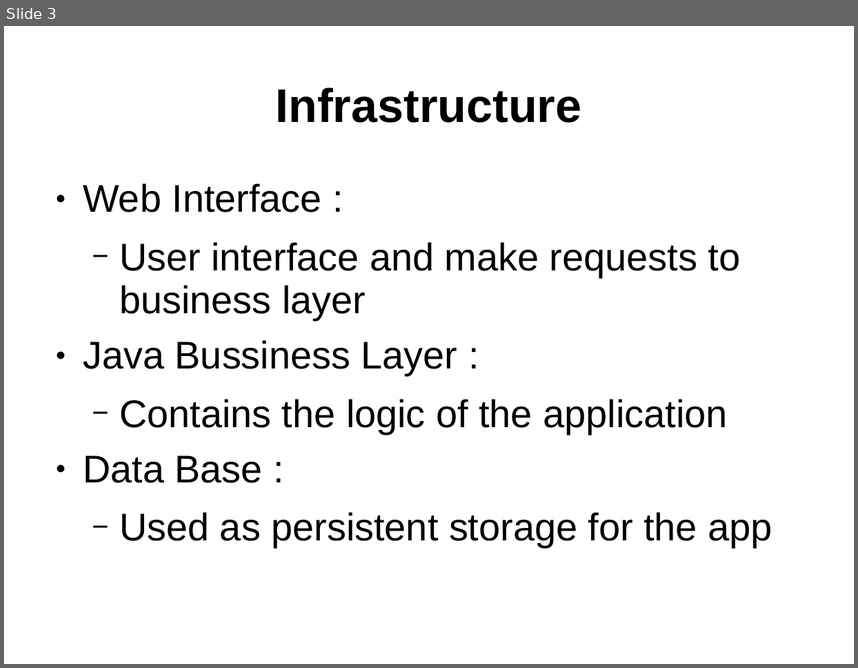
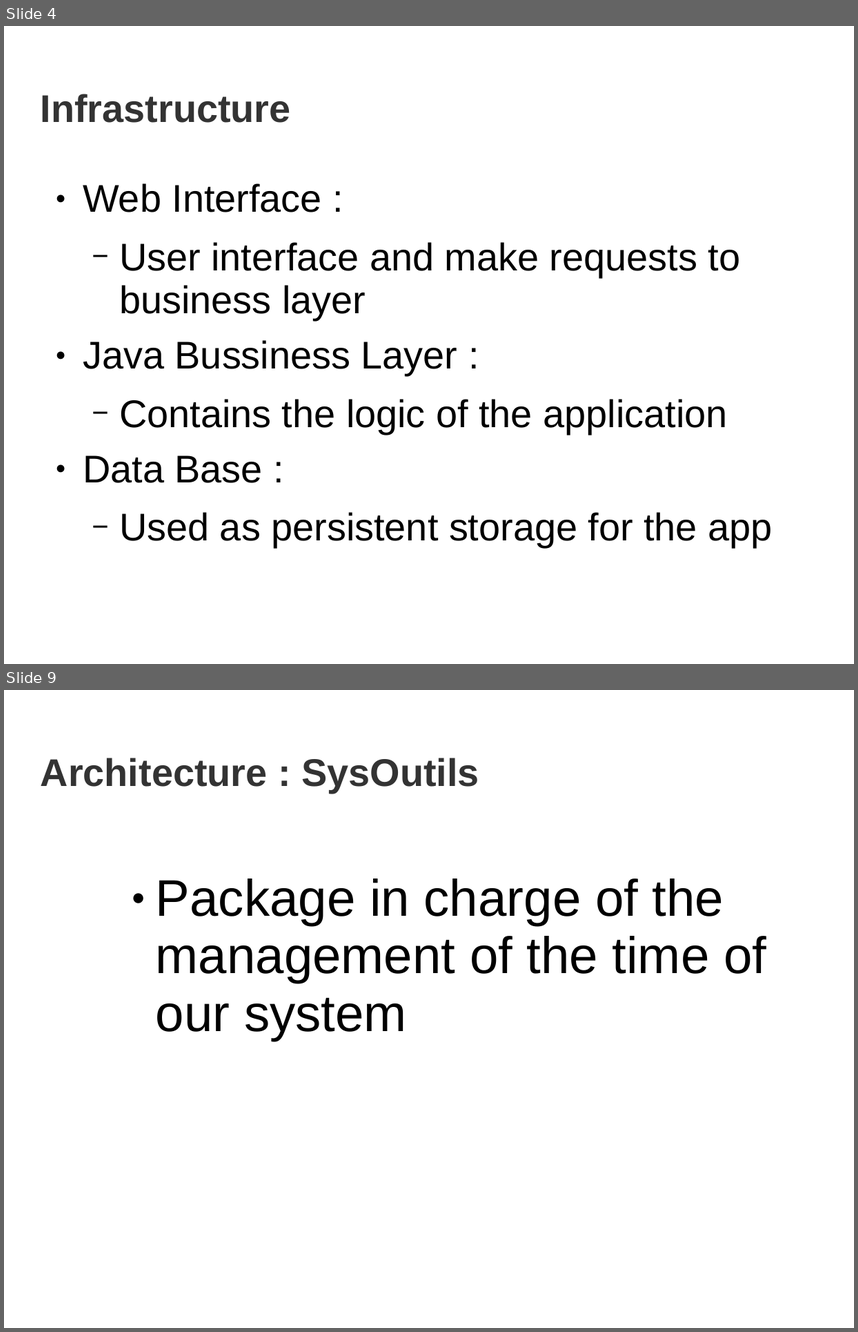
Before and after one commit to pbarbero/ESIEA.INF4035-EBAY, a slide deck: documentArchitecture.ppt. Shown one above the other, each under a label of ours: slide 3 before the commit, slides 4 and 9 after it; the slides between them are not shown. The pictures are 858x668 and 858x1332 pixels, drawn with LibreOffice and Linux fonts; fonts in the diff are those of the drawing; background and template pictures are left out. Boxes give left, top, right and bottom in pixels: in the first picture for what was removed or moved away, otherwise in the second. Text is boxed around its words. In the diff, an @@ line names an element or a change of style, - is before the commit and + after.

```diff
--- a/documentArchitecture.ppt
+++ b/documentArchitecture.ppt
@@ slide 9 added at [4,690,854,1328], background picture (left out) @@
@@ title added at [41,758,479,793], 36 pt, text #333333, bold @@
+Architecture : SysOutils
@@ text added at [156,878,766,1041], 48 pt, text #000000 @@
+    ● Package in charge of the management of the time of our system
@@ what was slide 3 is now slide 4 @@
@@ slide 4 changed as well @@
@@ title "Infrastructure": place and size @@
-title "Infrastructure" at [276,87,582,123]
+title "Infrastructure" at [41,94,291,123]
@@ title "Infrastructure" at [41,94,291,123]: size 44 to 36 pt, text colour #000000 to #333333; alignment centre to left @@
```
Also in this commit, not shown: 2 other slides changed, 6 other slides added, 1 slide removed.
